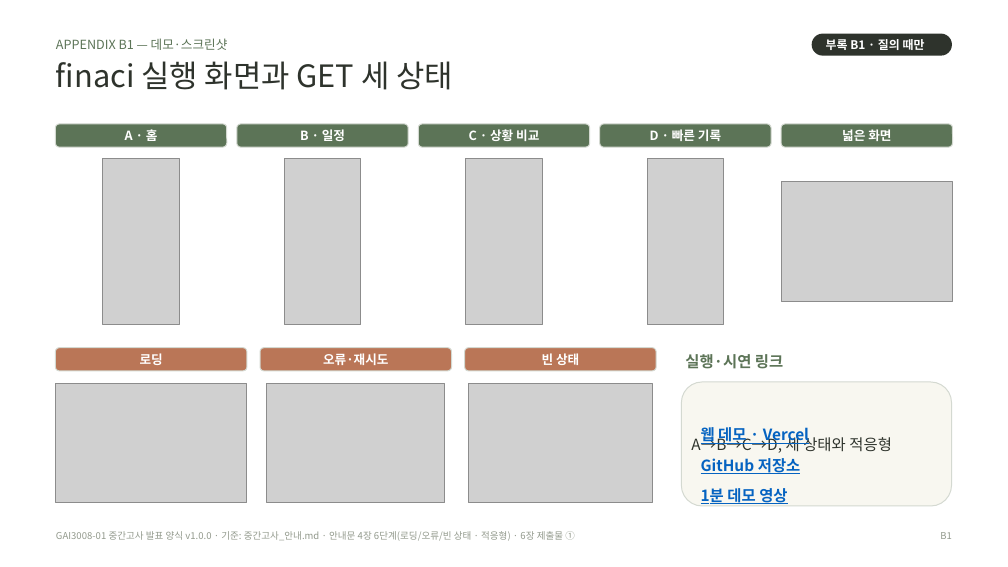
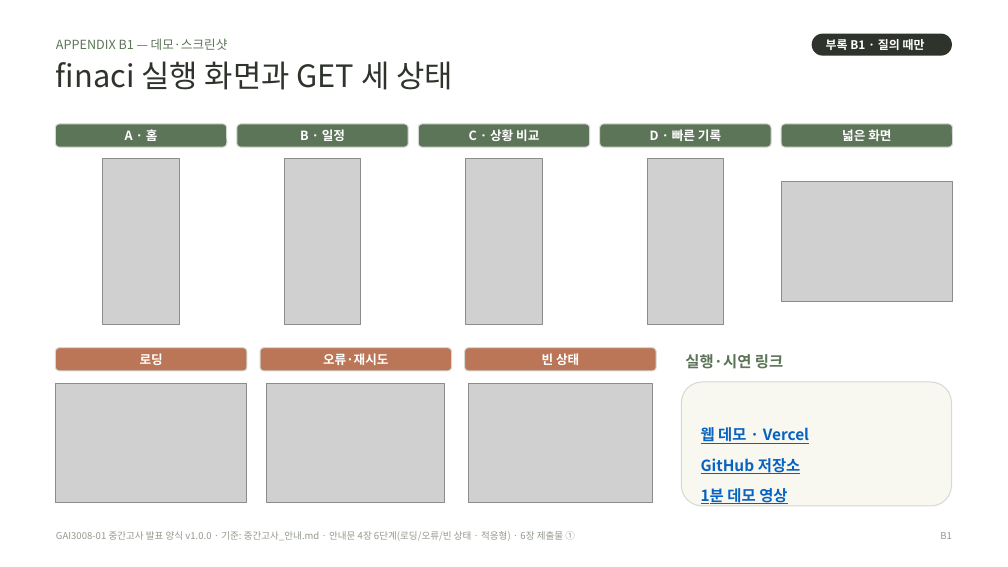
Before and after one commit to thanhdvu/finaci-midterm, a slide deck: slide 14 of output/finaci-midterm-final.pptx. Drawn at 1008x567 pixels with LibreOffice and Linux fonts; fonts in the diff are those of the drawing; grey boxes stand for pictures. Boxes give left, top, right and bottom in pixels: in the first picture for what was removed or moved away, otherwise in the second. Text is boxed around its words. In the diff, an @@ line names an element or a change of style, - is before the commit and + after.

```diff
--- a/output/finaci-midterm-final.pptx
+++ b/output/finaci-midterm-final.pptx
@@ text in rounded rectangle at [691, 434, 892, 453]: text removed @@
-A→B→C→D, 세 상태와 적응형
```
Also in this commit, not shown: 1 other slide changed, 17 other files.
